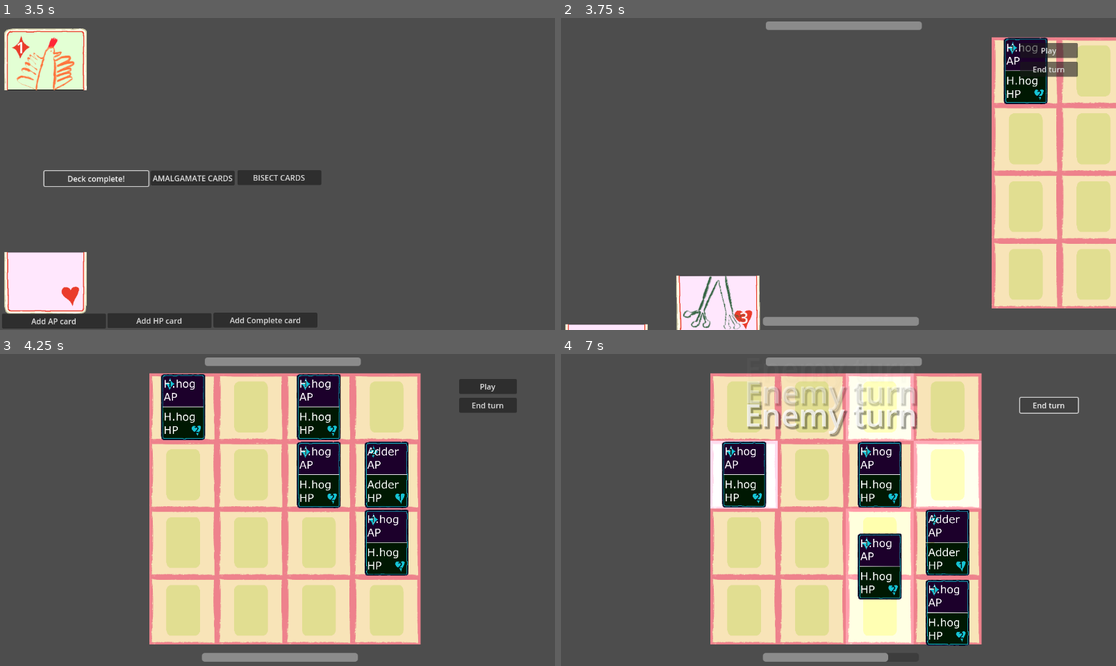
Above: before the commit, frames 1-4 (two rows, left to right).
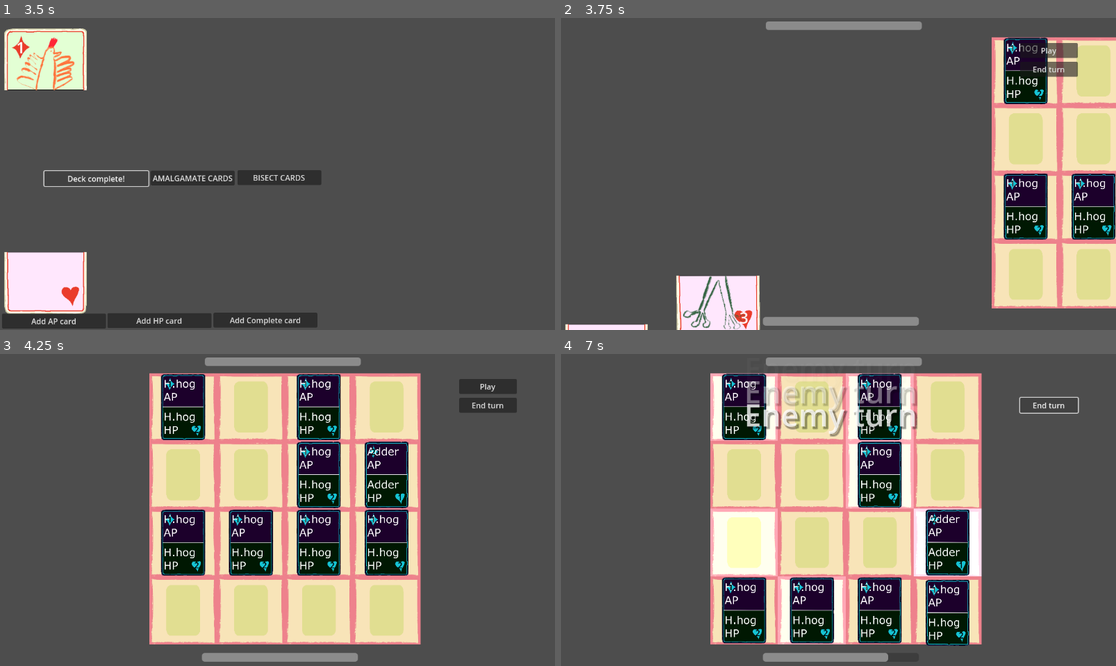
Above: after the commit, the same moments.

Repository: francismitchell/cardbuilder
Game: Godot game, scene res://GameStateManager/GameStateManager.tscn
The game is run twice, just before and just after one commit, with the same random seed, the same clock (stepped at 60 frames per second) and the same inputs. The project has no main scene, so this scene is started directly.
Inputs:
- Up to frame 1 (3.5 s): click "AMALGAMATE CARDS" at 0.5 s; click "BISECT CARDS" at 1.25 s; click "Add AP card" at 2 s; click "Deck complete!" at 2.75 s
- Up to frame 2 (3.75 s): click "Add HP card" at 3.5 s
- Up to frame 3 (4.25 s): no input
- Up to frame 4 (7 s): click "Play" at 4.25 s; click "End turn" at 5 s; click "End turn" at 5.75 s; click "End turn" at 6.5 s

Frame 1 is identical in both runs. In frame 2, 3.4% of the frame differs, in the area x 79-100%, y 49-72%; in frame 3, 5.1%; in frame 4, 24%, in the area x 26-76%, y 6-94%.

Commit message:
changed layout

Diff:
--- a/Board/BoardLevel1.tres
+++ b/Board/BoardLevel1.tres
@@ -7,4 +7,4 @@
 
 [resource]
 script = ExtResource("4_rrflk")
-board = Array[ExtResource("1_7bt3m")]([ExtResource("2_mskvc"), null, ExtResource("2_mskvc"), null, null, null, ExtResource("2_mskvc"), ExtResource("3_g8svl"), null, null, null, ExtResource("2_mskvc"), null, null, null, null])
+board = Array[ExtResource("1_7bt3m")]([ExtResource("2_mskvc"), null, ExtResource("2_mskvc"), null, null, null, ExtResource("2_mskvc"), ExtResource("3_g8svl"), ExtResource("2_mskvc"), ExtResource("2_mskvc"), ExtResource("2_mskvc"), ExtResource("2_mskvc"), null, null, null, null])
